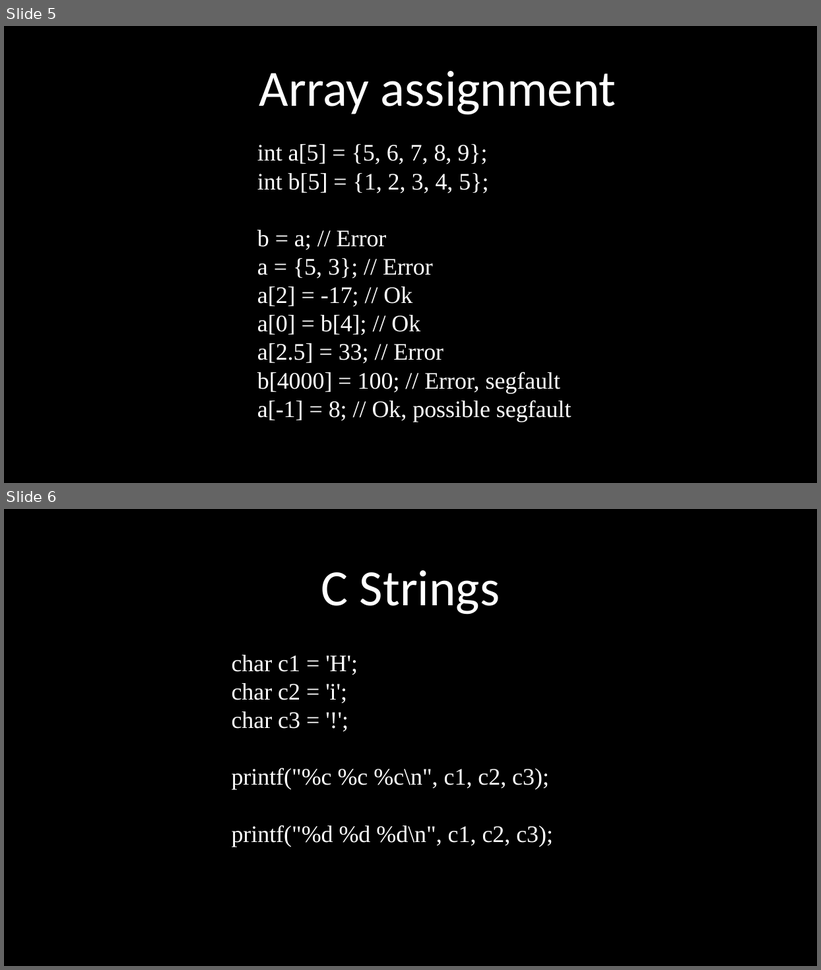
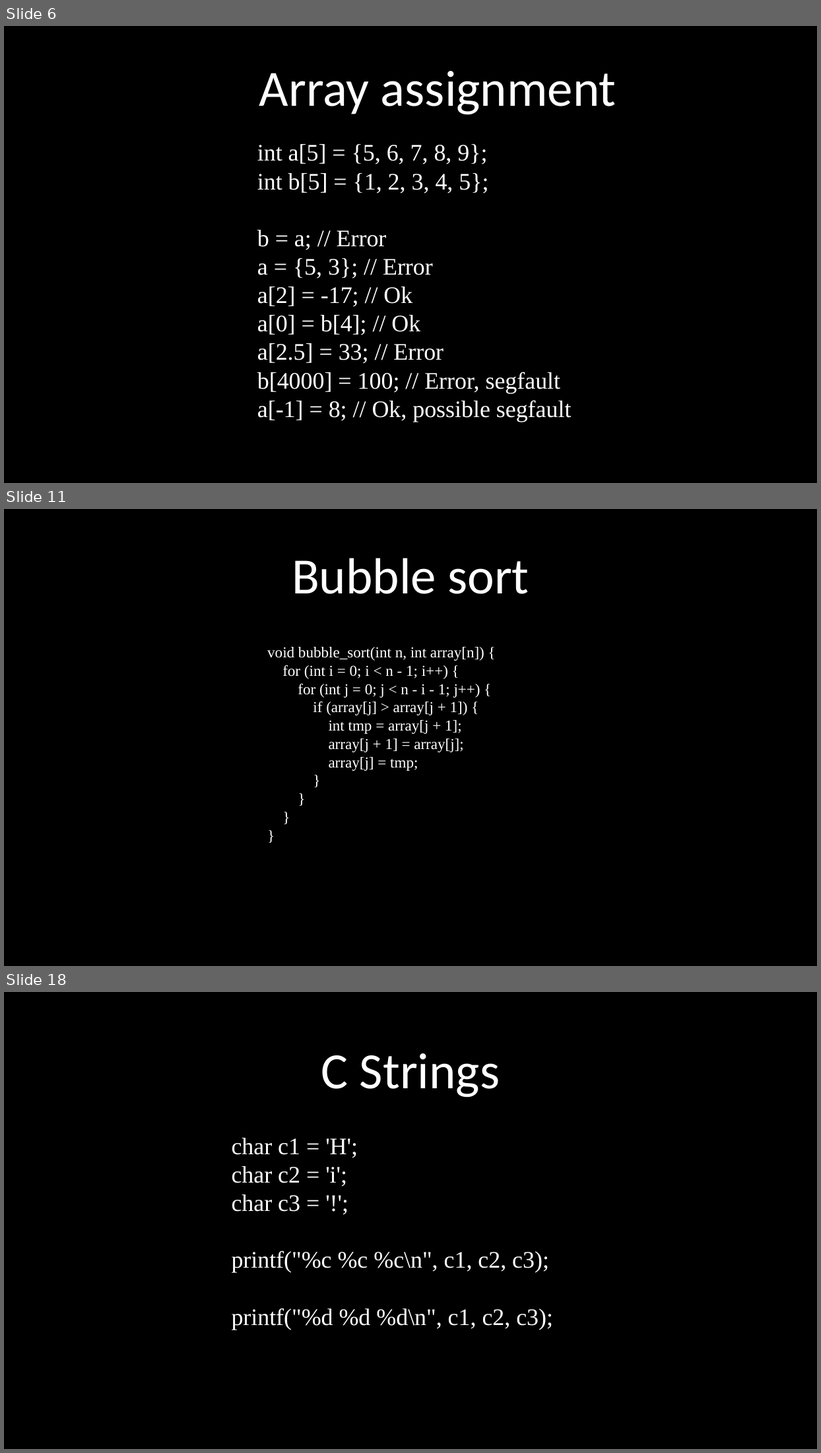
Before and after one commit to kruffka/C-Programming, a slide deck: 2024-2025/slides_pptx/5_static_arrays.pptx. Shown one above the other, each under a label of ours: slides 5 and 6 before the commit, slides 6, 11 and 18 after it; the slides between them are not shown. The pictures are 821x970 and 821x1453 pixels, drawn with LibreOffice and Linux fonts; fonts in the diff are those of the drawing. Boxes give left, top, right and bottom in pixels: in the first picture for what was removed or moved away, otherwise in the second. Text is boxed around its words. In the diff, an @@ line names an element or a change of style, - is before the commit and + after.

Commit message:
Update arrays with matrices and functions

```diff
--- a/2024-2025/slides_pptx/5_static_arrays.pptx
+++ b/2024-2025/slides_pptx/5_static_arrays.pptx
@@ slide 11 added at (4, 509, 817, 966), background #000000 @@
@@ text added at (292, 558, 529, 594), 60 pt, text #FFFFFF @@
+Bubble sort
@@ text added at (267, 647, 484, 771), 18 pt, text #FFFFFF @@
+void bubble_sort(int n, int array[n]) {
+for (int i = 0; i < n - 1; i++) {
+for (int j = 0; j < n - i - 1; j++) {
+if (array[j] > array[j + 1]) {
+int tmp = array[j + 1];
+array[j + 1] = array[j];
+array[j] = tmp;
+}
+}
+}
+}
@@ what was slide 5 is now slide 6 @@
@@ what was slide 6 is now slide 18 @@
```
Also in this commit, not shown: 2 slides changed, 9 other slides added, 2 other files.
